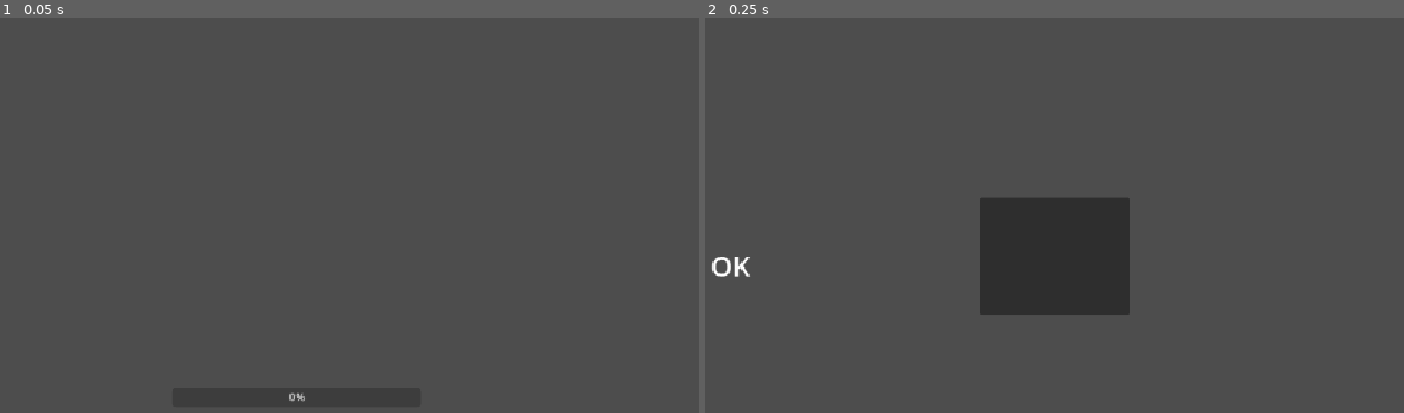
Above: before the commit, frames 1-2 (left to right).
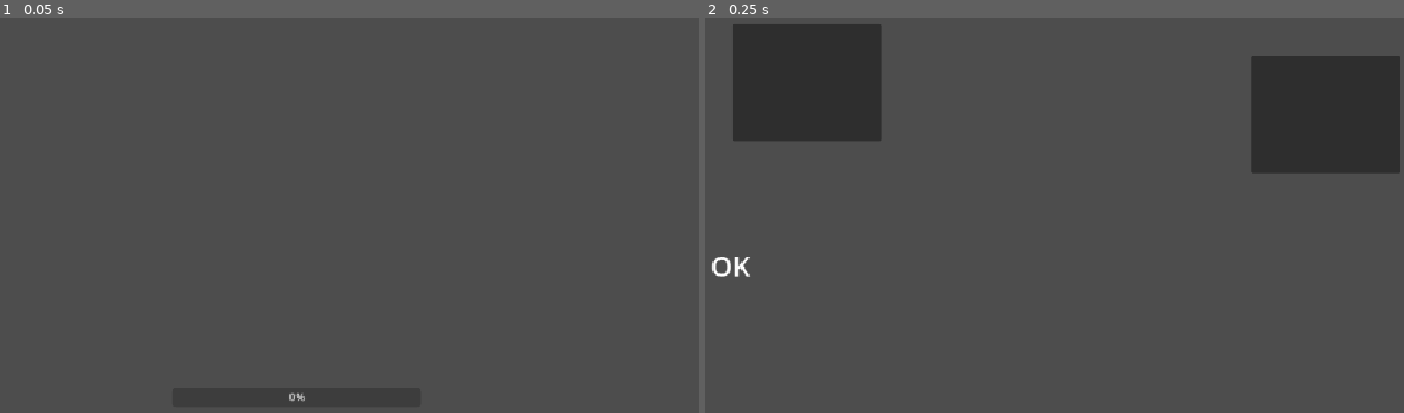
Above: after the commit, the same moments.

Repository: dao1701/android_base
Game: Godot game, scene res://loader.tscn
The game is run twice, just before and just after one commit, with the same random seed, the same clock (stepped at 60 frames per second) and the same inputs.
Inputs:
- Up to frame 1 (0.05 s): no input
- Up to frame 2 (0.25 s): no input

Frame 1 is identical in both runs. In frame 2, 19% of the frame differs, in the area x 4-100%, y 1-76%.

Commit message:
Refactor PCK encryption step to use environment variables for key and IV; update main.tscn layout for improved panel positioning

Diff:
--- a/src/main.tscn
+++ b/src/main.tscn
@@ -28,15 +28,28 @@
 
 [node name="DefaultNode" parent="." instance=ExtResource("2_b15xn")]
 
-[node name="Panel2" type="Panel" parent="."]
+[node name="Panel3" type="Panel" parent="."]
 anchors_preset = 8
 anchor_left = 0.5
 anchor_top = 0.5
 anchor_right = 0.5
 anchor_bottom = 0.5
-offset_left = -35.0
-offset_top = -62.0
-offset_right = 180.0
-offset_bottom = 107.0
+offset_left = -392.0
+offset_top = -312.0
+offset_right = -177.0
+offset_bottom = -143.0
 grow_horizontal = 2
 grow_vertical = 2
+
+[node name="Panel4" type="Panel" parent="."]
+anchors_preset = 8
+anchor_left = 0.5
+anchor_top = 0.5
+anchor_right = 0.5
+anchor_bottom = 0.5
+offset_left = 355.0
+offset_top = -266.0
+offset_right = 570.0
+offset_bottom = -97.0
+grow_horizontal = 2
+grow_vertical = 2
Not shown, changed: .github/workflows/godot-pck.yml
